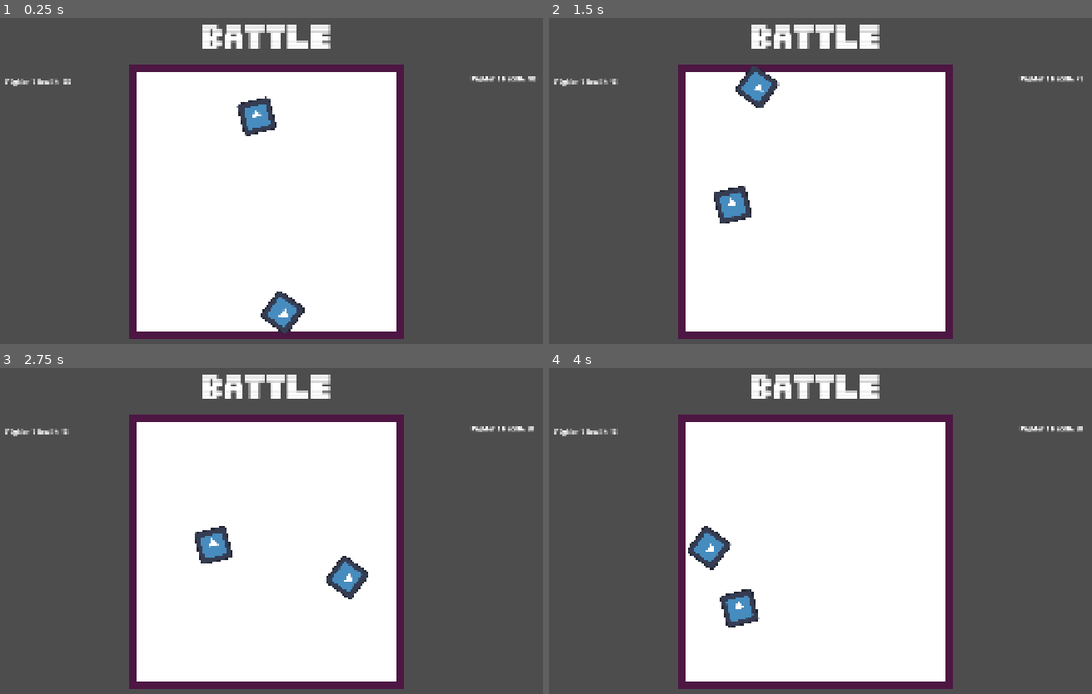
Above: before the commit, frames 1-4 (two rows, left to right).
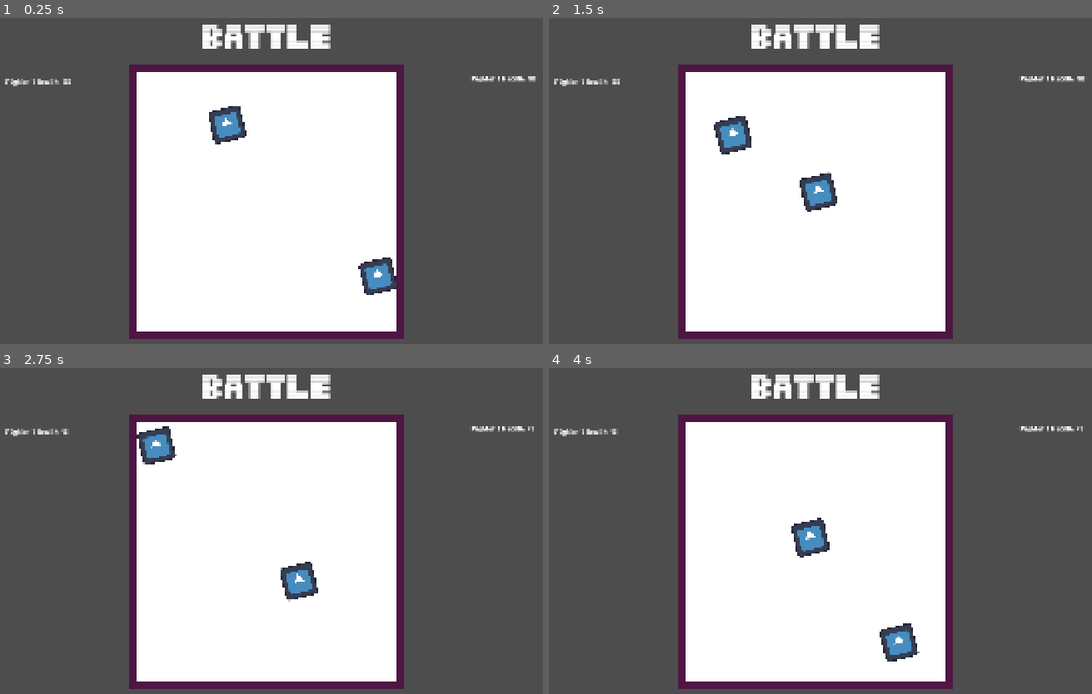
Above: after the commit, the same moments.

Repository: JBRana250/BitBoxBattles
Game: Godot game, scene res://battle/battle.tscn
The game is run twice, just before and just after one commit, with the same random seed, the same clock (stepped at 60 frames per second) and the same inputs. The engine's default icon, where the game draws it, is replaced by a stand-in: a white triangle on a blue panel in a dark square.
Inputs (mouse positions are in pixels of both pictures, inside the frame that each line leads up to):
- Up to frame 1 (0.25 s): no input
- Up to frame 2 (1.5 s): tap Enter at 0.5, 0.6 s; move the mouse to (961, 184) at 0.52 s; hold Right 0.53-1.25 s; click (961, 184) at 0.67 s; tap Space at 0.77 s; drag from (684, 220) to (782, 275) at 1.27 s
- Up to frame 3 (2.75 s): move the mouse to (331, 469) at 2.02 s; hold Right from 2.03 s (still down); tap Delete at 2.1 s
- Up to frame 4 (4 s): release Right at 2.75 s; drag from (782, 625) to (614, 495) at 2.77 s; move the mouse to (1015, 609) at 3.52 s; hold Left from 3.53 s (still down); tap Backspace at 3.6 s; tap Space at 3.77 s

The runs differ from the first frame. In frame 1, 2.3% of the frame differs, in the area x 38-74%, y 23-97%; in frame 2, 2.4%, in the area x 11-99%, y 14-64%; in frame 3, 2.4%; in frame 4, 2.4%.

Commit message:
feat: add retry option

Diff:
--- a/battle/battle.tscn
+++ b/battle/battle.tscn
@@ -2,9 +2,13 @@
 
 [ext_resource type="Texture2D" uid="uid://drciia5lg1cxo" path="res://textures/white_square_texture.png" id="1_mqutd"]
 [ext_resource type="FontFile" uid="uid://dbykyhloqml1k" path="res://themes/PixelDragz.ttf" id="2_tiqy5"]
-[ext_resource type="Script" uid="uid://cg6bu0aawho42" path="res://battle/on_fighter_victory.gd" id="3_4mnim"]
-[ext_resource type="PackedScene" uid="uid://fwomuuw06drq" path="res://battle/fighter.tscn" id="3_qubjc"]
+[ext_resource type="Script" uid="uid://cg6bu0aawho42" path="res://battle/title_label.gd" id="3_4mnim"]
 [ext_resource type="PackedScene" uid="uid://fh5cicrt02gf" path="res://battle/fighter_health.tscn" id="4_6hnvb"]
+[ext_resource type="Script" uid="uid://d0juuwk2fard8" path="res://battle/retry_button.gd" id="6_l1kiu"]
+[ext_resource type="Script" uid="uid://brhj2j6a17vlr" path="res://battle/battle_start_manager.gd" id="7_7fucf"]
+[ext_resource type="PackedScene" uid="uid://crb4208838c1l" path="res://battle/fighter_marker.tscn" id="7_iorop"]
+[ext_resource type="PackedScene" uid="uid://fwomuuw06drq" path="res://battle/fighter.tscn" id="8_iorop"]
+[ext_resource type="Script" uid="uid://bxp2m8nkthwia" path="res://battle/fighters.gd" id="9_rxlun"]
 
 [sub_resource type="RectangleShape2D" id="RectangleShape2D_ra0kn"]
 size = Vector2(20, 750)
@@ -61,30 +65,56 @@
 text = "BATTLE"
 label_settings = SubResource("LabelSettings_mqutd")
 horizontal_alignment = 1
+script = ExtResource("3_4mnim")
 
-[node name="on_fighter_victory" type="Node" parent="Title" unique_id=823897244 node_paths=PackedStringArray("title_label")]
-script = ExtResource("3_4mnim")
-title_label = NodePath("..")
-
-[node name="fighter" parent="." unique_id=678717569 instance=ExtResource("3_qubjc")]
-position = Vector2(742.9999, 338.99997)
-contact_damage = 10
+[node name="FighterHealth" parent="." unique_id=1658565350 instance=ExtResource("4_6hnvb")]
 fighter_id = "Fighter 1"
 
-[node name="fighter2" parent="." unique_id=1427317877 instance=ExtResource("3_qubjc")]
-position = Vector2(1122, 734)
-rotation = 2.2078414
-contact_damage = 25
-fighter_id = "Fighter 2"
-
-[node name="FighterHealth" parent="." unique_id=1658565350 node_paths=PackedStringArray("fighter") instance=ExtResource("4_6hnvb")]
-fighter = NodePath("../fighter")
-fighter_id = "Fighter 1"
-
-[node name="FighterHealth2" parent="." unique_id=2136252536 node_paths=PackedStringArray("fighter") instance=ExtResource("4_6hnvb")]
+[node name="FighterHealth2" parent="." unique_id=2136252536 instance=ExtResource("4_6hnvb")]
 offset_left = 1550.0
 offset_top = 177.0
 offset_right = 1726.0
 offset_bottom = 200.0
-fighter = NodePath("../fighter2")
 fighter_id = "Fighter 2"
+
+[node name="RetryButton" type="Button" parent="." unique_id=1078579175]
+visible = false
+offset_left = 837.0
+offset_top = 971.0
+offset_right = 1052.0
+offset_bottom = 1036.0
+theme_override_fonts/font = ExtResource("2_tiqy5")
+theme_override_font_sizes/font_size = 48
+text = "RETRY"
+script = ExtResource("6_l1kiu")
+
+[node name="FighterMarker" parent="." unique_id=160553202 node_paths=PackedStringArray("spawn_parent", "fighter_health_label") instance=ExtResource("7_iorop")]
+position = Vector2(752, 340)
+fighter_id = "Fighter 1"
+contact_damage = 10
+fighter_scene = ExtResource("8_iorop")
+spawn_parent = NodePath("../Fighters")
+fighter_health_label = NodePath("../FighterHealth")
+
+[node name="FighterMarker2" parent="." unique_id=1444415074 node_paths=PackedStringArray("spawn_parent", "fighter_health_label") instance=ExtResource("7_iorop")]
+position = Vector2(1187, 778)
+fighter_id = "Fighter 2"
+contact_damage = 25
+fighter_scene = ExtResource("8_iorop")
+spawn_parent = NodePath("../Fighters")
+fighter_health_label = NodePath("../FighterHealth2")
+
+[node name="BattleStartManager" type="Node" parent="." unique_id=1073837026]
+script = ExtResource("7_7fucf")
+
+[node name="BattleStartTimer" type="Timer" parent="BattleStartManager" unique_id=1952246195]
+wait_time = 0.1
+one_shot = true
+autostart = true
+
+[node name="Fighters" type="Node2D" parent="." unique_id=660823832]
+script = ExtResource("9_rxlun")
+
+[connection signal="pressed" from="RetryButton" to="RetryButton" method="_on_pressed"]
+[connection signal="timeout" from="BattleStartManager/BattleStartTimer" to="BattleStartManager" method="_on_timer_timeout"]
+[connection signal="timeout" from="BattleStartManager/BattleStartTimer" to="BattleStartManager" method="_on_battle_start_timer_timeout"]
--- /dev/null
+++ b/battle/battle_start_manager.gd
@@ -0,0 +1,11 @@
+extends Node
+
+func _ready() -> void:
+	BattleEventBus.start_battle.connect(_start_battle)
+
+func _on_battle_start_timer_timeout() -> void:
+	_start_battle()
+
+func _start_battle() -> void:
+	BattleEventBus.clear_fighters.emit()
+	BattleEventBus.spawn_fighters.emit()
--- a/battle/fighter.gd
+++ b/battle/fighter.gd
@@ -1,4 +1,4 @@
-extends RigidBody2D
+class_name Fighter extends RigidBody2D
 
 @export var sprite: Sprite2D
 @export var onhit_timer: Timer
--- a/battle/fighter_health.gd
+++ b/battle/fighter_health.gd
@@ -5,7 +5,6 @@
 
 func _ready() -> void:
 	BattleEventBus.fighter_damaged.connect(on_fighter_damaged)
-	update_text()
 
 func on_fighter_damaged(hit_fighter_id: String) -> void:
 	if fighter_id != hit_fighter_id:
--- /dev/null
+++ b/battle/fighter_marker.gd
@@ -0,0 +1,22 @@
+extends Marker2D
+
+@export var fighter_id: String
+@export var contact_damage: int
+@export var fighter_scene: PackedScene
+@export var spawn_parent: Node2D
+@export var fighter_health_label: Label
+
+func _ready() -> void:
+	BattleEventBus.spawn_fighters.connect(_spawn_fighter)
+
+func _spawn_fighter() -> void:
+	var fighter_instance: Fighter = fighter_scene.instantiate()
+	fighter_instance.current_health = 100
+	fighter_instance.contact_damage = contact_damage
+	fighter_instance.fighter_id = fighter_id
+	fighter_instance.position = position
+	spawn_parent.add_child(fighter_instance)
+
+	fighter_health_label.fighter = fighter_instance
+	fighter_health_label.fighter_id = fighter_id
+	fighter_health_label.update_text()
--- /dev/null
+++ b/battle/fighter_marker.tscn
@@ -0,0 +1,6 @@
+[gd_scene format=3 uid="uid://crb4208838c1l"]
+
+[ext_resource type="Script" uid="uid://dtf7arkcdds8b" path="res://battle/fighter_marker.gd" id="1_t8evg"]
+
+[node name="FighterMarker" type="Marker2D" unique_id=160553202]
+script = ExtResource("1_t8evg")
--- /dev/null
+++ b/battle/fighters.gd
@@ -0,0 +1,8 @@
+extends Node2D
+
+func _ready() -> void:
+	BattleEventBus.clear_fighters.connect(clear_fighters)
+
+func clear_fighters() -> void:
+	for child: Node in get_children():
+		child.queue_free()
--- /dev/null
+++ b/battle/retry_button.gd
@@ -0,0 +1,11 @@
+extends Button
+
+func _ready() -> void:
+	BattleEventBus.victory.connect(on_victory)
+
+func on_victory() -> void:
+	visible = true
+
+func _on_pressed() -> void:
+	BattleEventBus.start_battle.emit()
+	visible = false
--- a/battle/on_fighter_victory.gd
+++ b/battle/title_label.gd
@@ -1,13 +1,17 @@
-extends Node
+extends Label
 
-@export var title_label: Label
 @onready var fighters = ["Fighter 1", "Fighter 2"]
 
 func _ready() -> void:
 	BattleEventBus.fighter_death.connect(on_fighter_death)
+	BattleEventBus.start_battle.connect(on_start_battle)
 
 func on_fighter_death(fighter_id: String) -> void:
 	fighters.erase(fighter_id)
 	if fighters.size() == 1:
 		var winner_id = fighters.front()
-		title_label.text = winner_id + " Wins!"
+		text = winner_id + " Wins!"
+		BattleEventBus.victory.emit()
+
+func on_start_battle() -> void:
+	text = "Battle"
--- a/battle_event_bus.gd
+++ b/battle_event_bus.gd
@@ -2,3 +2,8 @@
 
 signal fighter_damaged(fighter_id: String)
 signal fighter_death(fighter_id: String)
+signal victory()
+
+signal start_battle()
+signal spawn_fighters()
+signal clear_fighters()
Not shown, added: battle/battle_start_manager.gd.uid
Not shown, added: battle/fighter_marker.gd.uid
Not shown, added: battle/fighters.gd.uid
Not shown, added: battle/retry_button.gd.uid
Renamed: battle/on_fighter_victory.gd.uid -> battle/title_label.gd.uid
